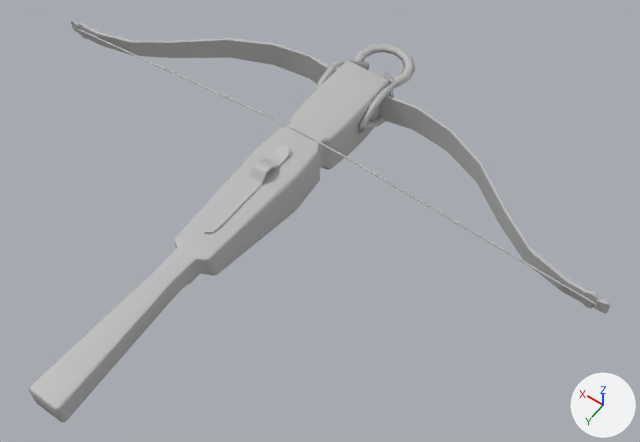
Renders of the FBX model Assets/Meshes/Props/CrossBow001.fbx from each side of a commit.
Both versions are drawn from a 50 mm camera at (-0.461, 0.819, 0.878) aimed at (-0.078, 0.283, 0.034). Every picture has the same lights, and +X, +Y and +Z are marked at lower right. Where no turn or scale is listed for an object, it has been applied to the vertices.

In view in the first picture: 'CrossBow'.
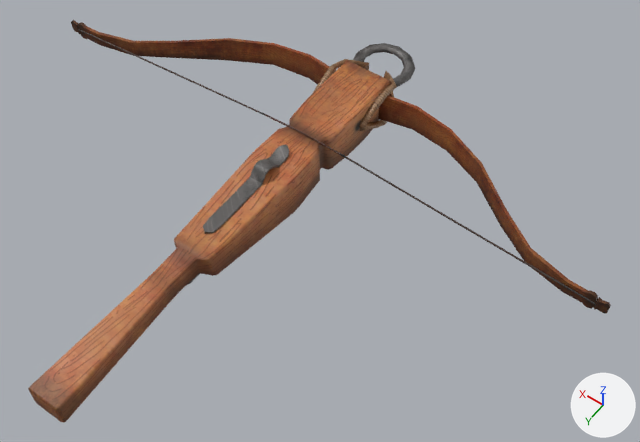
Pixel boxes (x1, y1, x2, y2) of what changed, in the pictures (640 x 442 px; the box of a moved part takes in the faces that stretch with it):
part 1 of me_mesh, moved or reshaped
    both: (174, 40, 274, 65)
part 2 of me_mesh, built on
    before: (312, 59, 397, 133)
    after: (312, 59, 397, 131)
part 3 of me_mesh, recoloured (grey to brown)
    both: (28, 20, 611, 423)

What the commit changed:
Picture 'CrossbowUVs.tga' (img_crossbowuvs_tga) is new.
Material 'lambert2' (mat_lambert2) is new.
Its texture is img_crossbowuvs_tga.
me_mesh is used by ob_crossbow; location (0.0, 0.0, 0.0).
Verts and faces of me_mesh; kept vertices keep their numbers, new ones are numbered from 564.
Before the commit, vertices of me_mesh: 254 (0.199, 0.115, 0.03) at pixel (229, 57).
me_mesh had 564 vertices, 560 faces and spanned x -0.414..0.414, y -0.019..0.651, z 0.007..0.09.
me_mesh now has 572 vertices, 568 faces and spans x -0.414..0.414, y -0.019..0.651, z 0.007..0.09.
Part 1, on me_mesh:
Vertex 254 moves to (0.199, 0.122, 0.03), pixel (226, 60).
Part 2, on me_mesh:
8 faces are deleted.
9 vertices in x -0.046..0.045, y 0.085..0.107, z 0.025..0.08 move by (0.0, 0.0, -0.003).
8 vertices in x -0.046..0.046, y 0.085, z 0.018..0.028 move by (0.0, -0.002, -0.004).
8 vertices in x -0.045..0.046, y 0.085..0.106, z 0.03..0.08 move by (0.0, 0.0, -0.002).
5 vertices in x -0.039..0.045, y 0.112..0.141, z 0.058..0.073 move by (0.0, 0.0, -0.004).
4 vertices in x -0.039..0.039, y 0.116, z 0.048..0.053 move by (0.0, 0.007, 0.0).
3 vertices in x -0.045..-0.035, y 0.112..0.113, z 0.069..0.073 move by (0.0, -0.002, -0.005).
3 vertices move from x -0.04..0.039, y 0.107..0.141, z 0.043..0.063 to x -0.04..0.039, y 0.105..0.141, z 0.046..0.06.
1 vertex is added at (-0.041, 0.088, 0.013).
7 new vertices lie (0.0, 0.005, 0.0) away from vertices in x -0.046..0.046, y 0.085, z 0.018..0.028.
16 new faces join them.
me_mesh part 3: 552 faces spanning x -0.414..0.414, y -0.019..0.651, z 0.007..0.09 switch from mat_lambert1 (grey #bcbcbc) to mat_lambert2 (picture img_crossbowuvs_tga).
